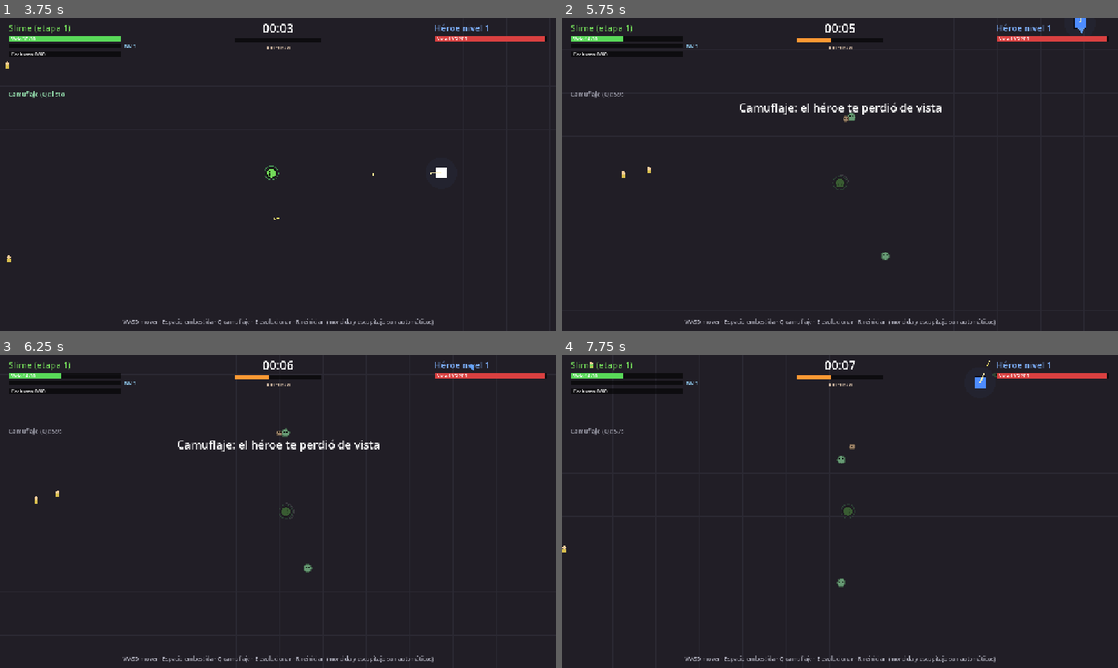
Above: before the commit, frames 1-4 (two rows, left to right).
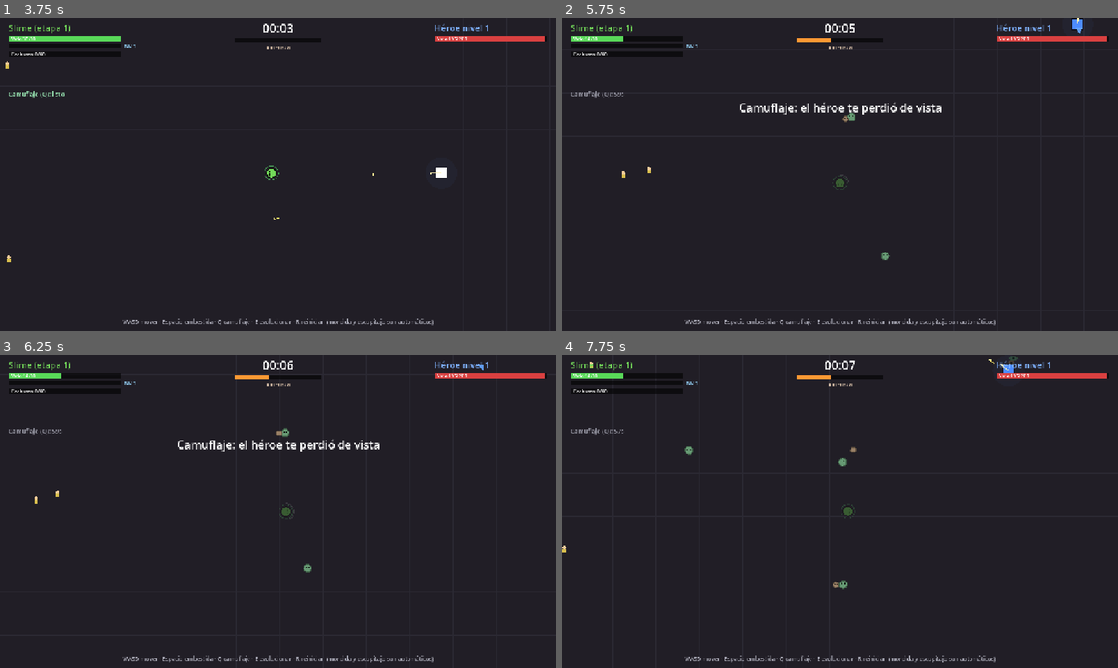
Above: after the commit, the same moments.

Repository: FedeOsorio/survive-the-hero
Game: Godot game, scene res://scenes/main.tscn
Two runs of this game, one before a commit and one after it. Both use one fixed random seed, a clock stepped at 60 frames per second and the inputs below.
Inputs (mouse positions are in pixels of both pictures, inside the frame that each line leads up to):
- Up to frame 1 (3.75 s): tap Enter at 0.5 s; move the mouse to (400, 158) at 0.52 s; hold D (move_right) 0.53-1.28 s; tap Space (dash) at 0.6 s; click (400, 158) at 0.67 s; move the mouse to (166, 190) at 1.27 s; hold S (move_down) 1.28-2.03 s; tap E (evolve) at 1.35 s; move the mouse to (333, 105) at 2.02 s; hold D (move_right) 2.03-2.78 s; tap 1 (pick_1) at 2.1 s; move the mouse to (250, 237) at 2.77 s; hold W (move_up) 2.78-3.53 s; tap 2 (pick_2) at 2.85 s; click (250, 237) at 2.92 s; move the mouse to (444, 221) at 3.52 s; hold A (move_left) from 3.53 s (still down); tap 3 (pick_3) at 3.6 s
- Up to frame 2 (5.75 s): move the mouse to (673, 127) at 4.27 s; tap Q (stealth) at 4.35 s; move the mouse to (867, 174) at 5.02 s; release A (move_left) at 5.03 s; hold S (move_down) from 5.03 s (still down); tap Shift at 5.1 s; click (867, 174) at 5.17 s
- Up to frame 3 (6.25 s): move the mouse to (194, 433) at 5.77 s; release S (move_down) at 5.78 s; hold D (move_right) from 5.78 s (still down); tap L at 5.85 s
- Up to frame 4 (7.75 s): move the mouse to (962, 495) at 6.52 s; release D (move_right) at 6.53 s; hold W (move_up) 6.53-7.28 s; tap Space (dash) at 6.6 s; move the mouse to (728, 527) at 7.27 s; hold D (move_right) from 7.28 s (still down); tap E (evolve) at 7.35 s; click (728, 527) at 7.42 s

Frame 1 is identical in both runs. In frame 2, less than 0.1% of the frame differs, in the area x 50-95%, y 0-77%; in frame 3, less than 0.1%; in frame 4, 0.3%, in the area x 22-82%, y 0-75%.

Commit message:
La horda mejora cada 2 minutos

Diff:
--- a/scripts/balance.gd
+++ b/scripts/balance.gd
@@ -164,17 +164,25 @@
 const SPAWN_MAX_DIST := 900.0
 
 
+# La horda mejora por escalones: uno cada HORDE_TIER_MINUTES.
+const HORDE_TIER_MINUTES := 2.0
+
+
+static func horde_tier(minute: float) -> float:
+	return floorf(minute / HORDE_TIER_MINUTES)
+
+
 static func minion_hp_mult(minute: float) -> float:
-	return 1.0 + minute * 0.3
-
-
-# Como en Vampire Survivors, tus compañeros se vuelven más fuertes con el tiempo.
+	return 1.0 + horde_tier(minute) * 0.3
+
+
+# Como en Vampire Survivors, tus compañeros se vuelven más fuertes con cada escalón.
 static func minion_dps_mult(minute: float) -> float:
-	return 1.0 + minute * 0.15
+	return 1.0 + horde_tier(minute) * 0.15
 
 
 static func minion_speed_mult(minute: float) -> float:
-	return minf(1.0 + minute * 0.04, 1.4)
+	return minf(1.0 + horde_tier(minute) * 0.04, 1.4)
 
 
 static func spawns_per_second(minute: float) -> float:
Not shown, changed: README.md
